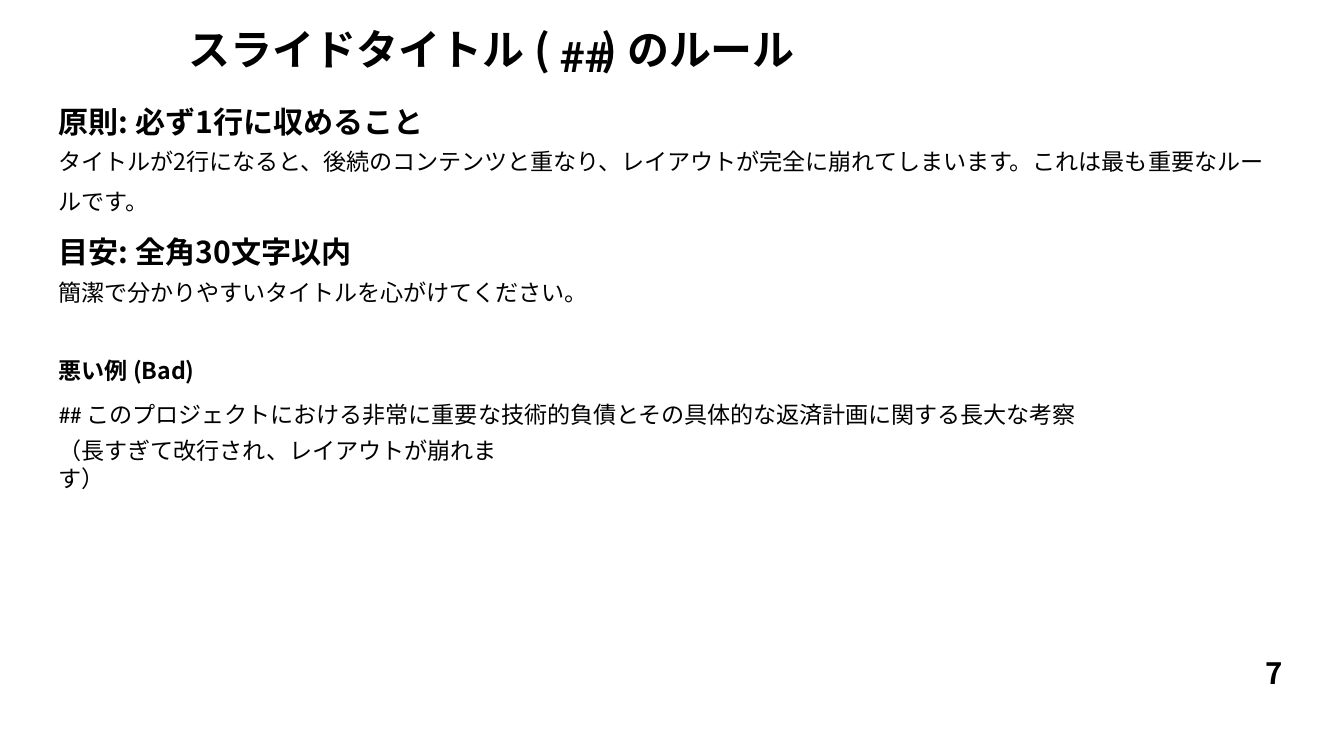
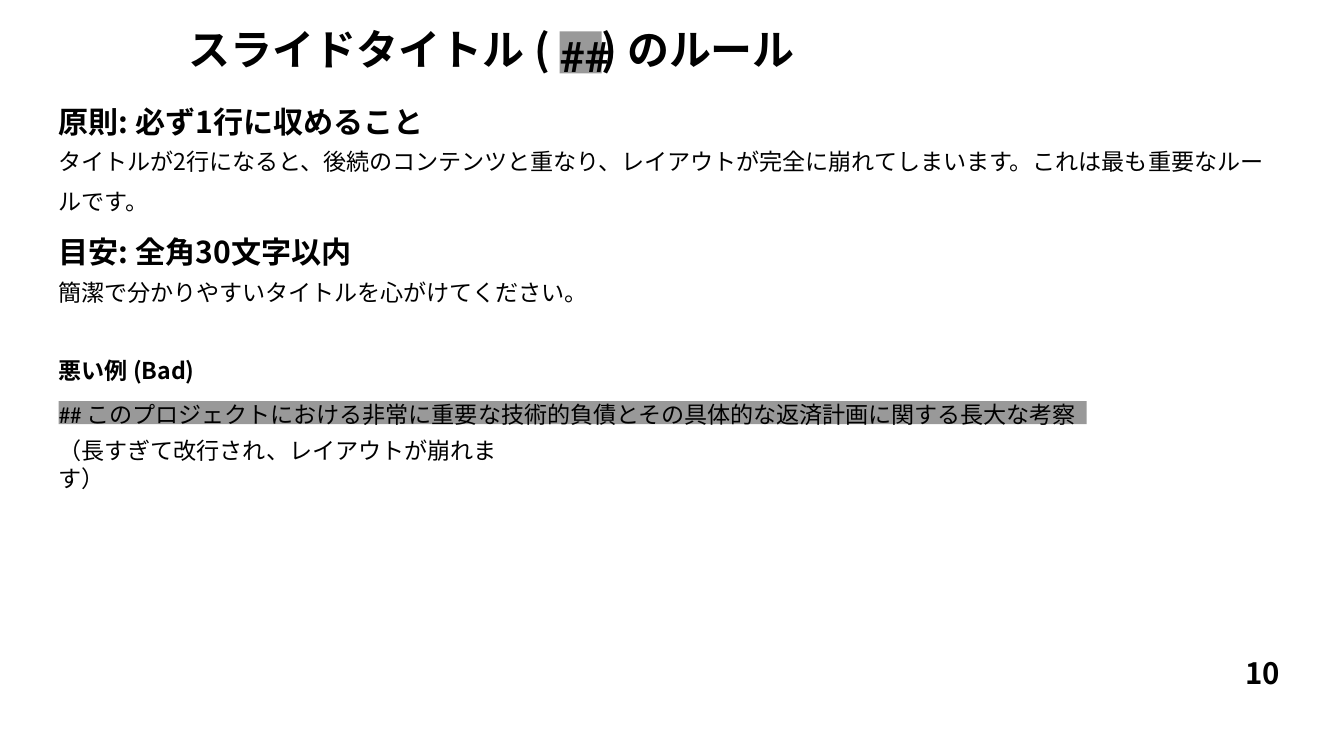
Before and after one commit to sdkn104/misc, a slide deck: slide 10 of Comp/GithubCopilotAgent/Marp/marp.pptx (slide 7 before the commit). Drawn at 1344x756 pixels with LibreOffice and Linux fonts; fonts in the diff are those of the drawing; background and template pictures are left out. Boxes give left, top, right and bottom in pixels: in the first picture for what was removed or moved away, otherwise in the second. Text is boxed around its words. In the diff, an @@ line names an element or a change of style, - is before the commit and + after.

```diff
--- a/Comp/GithubCopilotAgent/Marp/marp.pptx
+++ b/Comp/GithubCopilotAgent/Marp/marp.pptx
@@ freeform shape added at [560, 31, 602, 74], fill #999999 @@
@@ freeform shape added at [58, 401, 1087, 424], fill #999999 @@
@@ text added at [1245, 662, 1280, 685], 21 pt, text #000000, bold @@
+10
@@ text removed at [1265, 662, 1282, 684] @@
-7
```
Also in this commit, not shown: 5 other slides changed, 5 slides added, 2 slides removed, 44 other files.
